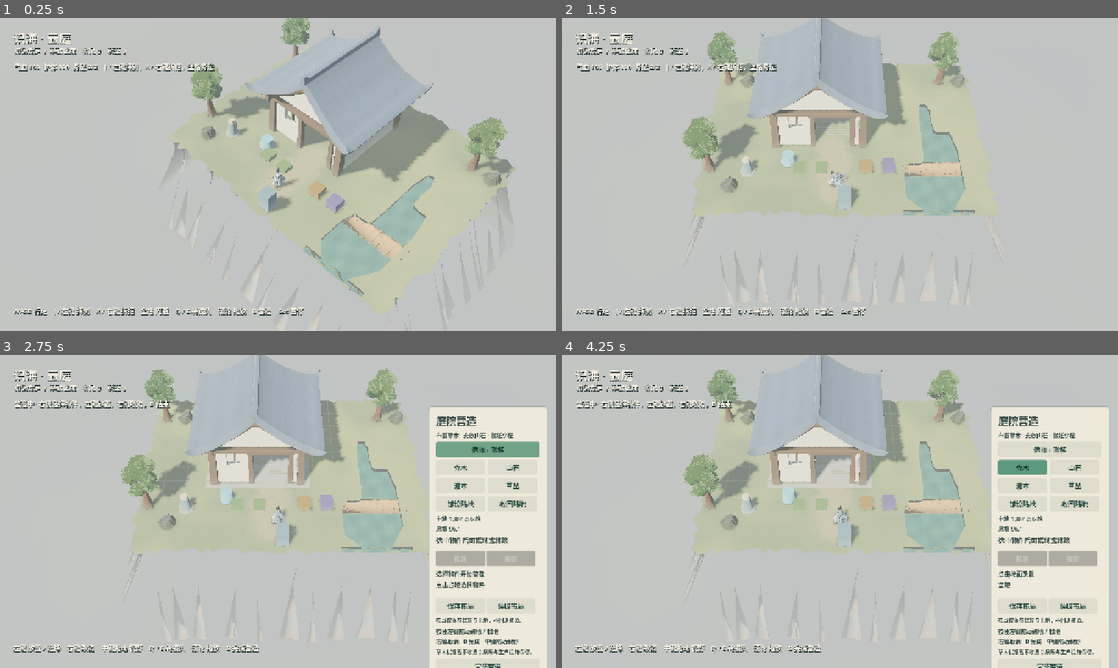
Above: before the commit, frames 1-4 (two rows, left to right).
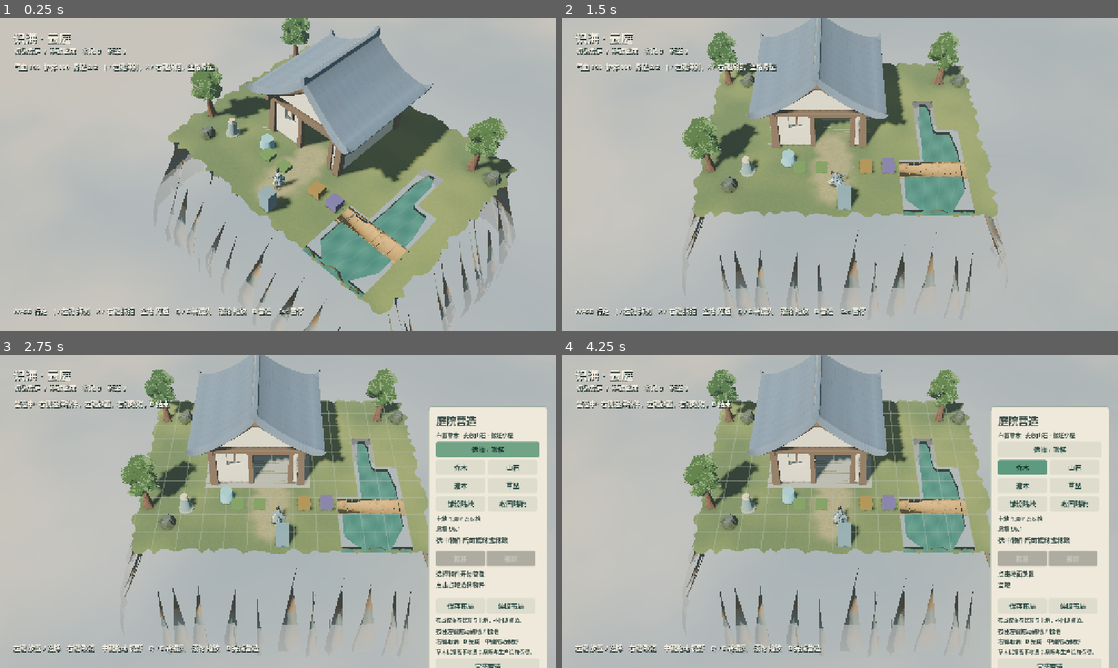
Above: after the commit, the same moments.

Repository: YI1219/Idle_and_incremental_game
Game: Godot game, scene res://scenes/play.tscn
The game is run twice, just before and just after one commit, with the same random seed, the same clock (stepped at 60 frames per second) and the same inputs.
Inputs (mouse positions are in pixels of both pictures, inside the frame that each line leads up to):
- Up to frame 1 (0.25 s): no input
- Up to frame 2 (1.5 s): tap Enter at 0.5 s; move the mouse to (962, 158) at 0.52 s; hold D (move_right) 0.53-1.25 s; hold Q (camera_left) 0.53-1.25 s; click (962, 158) at 0.67 s; tap Space at 0.77 s; drag from (728, 190) to (812, 237) at 1.27 s
- Up to frame 3 (2.75 s): move the mouse to (333, 442) at 2.02 s; hold D (move_right) from 2.03 s (still down); tap B at 2.1 s
- Up to frame 4 (4.25 s): release D (move_right) at 2.75 s; click "选择 / 搬移" at 2.75 s; click "乔木" at 3.5 s

The runs differ from the first frame. In frame 1, 30% of the frame differs, in the area x 27-93%, y 0-100%; in frame 2, 25%; in frame 3, 24%; in frame 4, 24%.

Commit message:
Fix water-top clipping, island rebuild cache, and capture the sandbox.
Invalidate island meshes when water changes, drop grass triangles that
cover water, and keep LOD/rebuild tests aligned. Screenshots of the
default camera in and out of build mode are saved for comparison.

Co-authored-by: YI <YI1219@users.noreply.github.com>

Diff:
--- a/scripts/build/builder.gd
+++ b/scripts/build/builder.gd
@@ -224,7 +224,7 @@
 	var material:=StandardMaterial3D.new()
 	material.shading_mode=BaseMaterial3D.SHADING_MODE_UNSHADED
 	material.transparency=BaseMaterial3D.TRANSPARENCY_ALPHA
-	material.albedo_color=Color(.84,.9,.8,.14)
+	material.albedo_color=Color(.78,.86,.74,.32)
 	_grid.material_override=material
 	_grid.cast_shadow=GeometryInstance3D.SHADOW_CASTING_SETTING_OFF
 	add_child(_grid)
--- a/scripts/world/cloud_sea.gd
+++ b/scripts/world/cloud_sea.gd
@@ -1,7 +1,7 @@
 extends Node3D
 ## Soft stylized cloud sea under the grotto islands. No distant mountains.
 
-const SEA_Y := -5.15
+const SEA_Y := -4.35
 const SPAN := 220.0
 
 var _sea: MeshInstance3D
--- a/scripts/world/courtyard_art.gd
+++ b/scripts/world/courtyard_art.gd
@@ -259,20 +259,20 @@
 	environment.sky = sky
 	environment.background_mode = Environment.BG_SKY
 	environment.ambient_light_source = Environment.AMBIENT_SOURCE_COLOR
-	environment.ambient_light_color = Color("9eb4bd")
-	environment.ambient_light_energy = 0.72
+	environment.ambient_light_color = Color("8fa6b0")
+	environment.ambient_light_energy = 0.48
 	environment.tonemap_mode = Environment.TONE_MAPPER_AGX
-	environment.tonemap_exposure = 1.18
+	environment.tonemap_exposure = 1.05
 	environment.tonemap_white = 8.0
 	environment.adjustment_enabled = true
-	environment.adjustment_saturation = 1.06
-	environment.adjustment_contrast = 1.03
+	environment.adjustment_saturation = 1.08
+	environment.adjustment_contrast = 1.06
 	environment.fog_enabled = true
-	environment.fog_light_color = Color("d5ddd6")
-	environment.fog_density = 0.006
-	environment.fog_sky_affect = 0.28
-	environment.fog_height = 1.2
-	environment.fog_height_density = 0.22
+	environment.fog_light_color = Color("c9d4d0")
+	environment.fog_density = 0.0022
+	environment.fog_sky_affect = 0.18
+	environment.fog_height = -2.4
+	environment.fog_height_density = 0.055
 	environment.ssao_enabled = true
 	environment.ssao_radius = 0.22
 	environment.ssao_intensity = 1.35
@@ -284,6 +284,6 @@
 	environment.glow_hdr_threshold = 1.35
 	sun.rotation_degrees = Vector3(-42,-28,0)
 	sun.light_color = Color("f7e6c4")
-	sun.light_energy = 0.92
+	sun.light_energy = 1.05
 	sun.light_angular_distance = 2.4
 	sun.shadow_blur = 2.2
--- a/scripts/world/island_geometry.gd
+++ b/scripts/world/island_geometry.gd
@@ -77,7 +77,14 @@
 	return 1
 
 
-static func build_island(cells: Dictionary, river_polygons: Array, high_detail: bool = true) -> Dictionary:
+static func cell_quad(cell: Vector2i) -> PackedVector2Array:
+	return PackedVector2Array([
+		Vector2(cell.x, cell.y), Vector2(cell.x, cell.y + 1),
+		Vector2(cell.x + 1, cell.y + 1), Vector2(cell.x + 1, cell.y),
+	])
+
+
+static func build_island(cells: Dictionary, river_polygons: Array, high_detail: bool = true, water_cells: Dictionary = {}) -> Dictionary:
 	var empty := {
 		"top": _empty_mesh(),
 		"volume": _empty_mesh(),
@@ -109,6 +116,9 @@
 	var hole_cutters: Array = river_polygons.duplicate()
 	for hole in holes:
 		hole_cutters.append(chaikin(hole, 1))
+	for cell: Vector2i in water_cells:
+		if cells.has(cell):
+			hole_cutters.append(cell_quad(cell))
 	var top := build_top(smooth_high, hole_cutters)
 	var volume := build_volume(smooth_high, RINGS_HIGH, holes)
 	var low := build_volume(smooth_low, RINGS_LOW, [])
@@ -203,11 +213,13 @@
 		var clipped: Array[PackedVector2Array] = []
 		for tri in triangles:
 			for remain: PackedVector2Array in Geometry2D.clip_polygons(tri, cutter):
-				if remain.size() >= 3:
+				if remain.size() >= 3 and signed_area(remain) > 0.0:
 					clipped.append(remain)
 		triangles = clipped
 	for piece in triangles:
-		_emit_top(st, piece)
+		if _centroid_in(piece, cutters):
+			continue
+		_emit_top(st, piece, cutters)
 	st.generate_normals()
 	return st.commit()
 
@@ -260,6 +272,17 @@
 	for vertex in mesh.get_faces():
 		lowest = minf(lowest, vertex.y)
 	return lowest
+
+
+static func _centroid_in(piece: PackedVector2Array, cutters: Array) -> bool:
+	var mid := Vector2.ZERO
+	for p in piece:
+		mid += p
+	mid /= float(maxi(piece.size(), 1))
+	for cutter in cutters:
+		if cutter is PackedVector2Array and cutter.size() >= 3 and Geometry2D.is_point_in_polygon(mid, cutter):
+			return true
+	return false
 
 
 static func signed_area(polygon: PackedVector2Array) -> float:
@@ -326,8 +349,28 @@
 		st.add_vertex(p)
 
 
-static func _emit_top(st: SurfaceTool, polygon: PackedVector2Array) -> void:
-	_emit_top_colored(st, polygon, 0.0, 1.0, Vector3.UP)
+static func _emit_top(st: SurfaceTool, polygon: PackedVector2Array, cutters: Array = []) -> void:
+	var indices := Geometry2D.triangulate_polygon(polygon)
+	if indices.is_empty():
+		return
+	for i in range(0, indices.size(), 3):
+		var tri := PackedVector2Array([polygon[indices[i]], polygon[indices[i + 1]], polygon[indices[i + 2]]])
+		if _covers_cutter(tri, cutters) or signed_area(tri) <= 0.0:
+			continue
+		_emit_top_colored(st, tri, 0.0, 1.0, Vector3.UP)
+
+
+static func _covers_cutter(tri: PackedVector2Array, cutters: Array) -> bool:
+	for cutter in cutters:
+		if not (cutter is PackedVector2Array) or cutter.size() < 3:
+			continue
+		var mid := Vector2.ZERO
+		for p: Vector2 in cutter:
+			mid += p
+		mid /= float(cutter.size())
+		if Geometry2D.is_point_in_polygon(mid, tri):
+			return true
+	return false
 
 
 static func _emit_top_colored(st: SurfaceTool, polygon: PackedVector2Array, y: float, turf: float, normal: Vector3) -> void:
--- a/scripts/world/river_terrain.gd
+++ b/scripts/world/river_terrain.gd
@@ -214,11 +214,15 @@
 	var next_cache: Dictionary = {}
 	island_rebuilds = 0
 	for group in IslandGeometry.components(land_cells):
-		var key: int = IslandGeometry.cells_hash(group)
+		var water_in_group: Dictionary = {}
+		for cell: Vector2i in water_cells:
+			if group.has(cell):
+				water_in_group[cell] = true
+		var key: int = IslandGeometry.cells_hash(group) * 10007 + IslandGeometry.cells_hash(water_in_group)
 		if island_cache.has(key):
 			next_cache[key] = island_cache[key]
 			continue
-		var built: Dictionary = IslandGeometry.build_island(group, _river_polygons, true)
+		var built: Dictionary = IslandGeometry.build_island(group, _river_polygons, true, water_cells)
 		built["cells"] = group
 		next_cache[key] = built
 		island_rebuilds += 1
--- a/shaders/world/cloud_sea.gdshader
+++ b/shaders/world/cloud_sea.gdshader
@@ -1,9 +1,9 @@
 shader_type spatial;
-render_mode unshaded, cull_disabled, depth_draw_never, shadows_disabled;
-uniform vec4 base_color : source_color = vec4(0.90, 0.89, 0.84, 1.0);
-uniform vec4 shade_color : source_color = vec4(0.72, 0.77, 0.78, 1.0);
-uniform vec4 sun_tint : source_color = vec4(0.95, 0.89, 0.75, 1.0);
-uniform float density = 0.72;
+render_mode unshaded, cull_disabled, shadows_disabled;
+uniform vec4 base_color : source_color = vec4(0.93, 0.91, 0.84, 1.0);
+uniform vec4 shade_color : source_color = vec4(0.52, 0.61, 0.66, 1.0);
+uniform vec4 sun_tint : source_color = vec4(0.96, 0.88, 0.72, 1.0);
+uniform float density = 0.88;
 uniform float scroll = 0.012;
 varying vec3 world_pos;
 
@@ -27,18 +27,18 @@
 
 void vertex() {
 	world_pos = (MODEL_MATRIX * vec4(VERTEX, 1.0)).xyz;
+	VERTEX.y += (fbm(world_pos.xz * 0.04) - 0.5) * 0.55;
 }
 
 void fragment() {
-	vec2 p = world_pos.xz * 0.018;
+	vec2 p = world_pos.xz * 0.028;
 	vec2 drift = vec2(TIME * scroll, TIME * scroll * 0.37);
 	float banks = fbm(p + drift);
-	float wisps = fbm(p * 1.7 - drift * 1.4 + 4.0);
-	float cloud = smoothstep(0.28, 0.78, mix(banks, wisps, 0.38));
-	float fade = smoothstep(110.0, 36.0, length(world_pos.xz));
+	float wisps = fbm(p * 1.85 - drift * 1.4 + 4.0);
+	float cloud = smoothstep(0.34, 0.58, mix(banks, wisps, 0.42));
+	float fade = smoothstep(150.0, 22.0, length(world_pos.xz));
 	vec3 color = mix(shade_color.rgb, base_color.rgb, cloud);
-	color = mix(color, sun_tint.rgb, cloud * 0.22);
+	color = mix(color, sun_tint.rgb, cloud * cloud * 0.35);
 	ALBEDO = color;
-	ALPHA = clamp(cloud * density * fade, 0.0, 0.92);
-	ALPHA_SCISSOR_THRESHOLD = 0.02;
+	ALPHA = clamp(mix(0.55, 0.96, cloud) * fade, 0.0, 0.96);
 }
--- a/shaders/world/courtyard_ground.gdshader
+++ b/shaders/world/courtyard_ground.gdshader
@@ -1,10 +1,10 @@
 shader_type spatial;
 render_mode diffuse_burley, specular_disabled;
-uniform vec4 moss_color : source_color = vec4(0.42, 0.50, 0.34, 1.0);
-uniform vec4 meadow_color : source_color = vec4(0.55, 0.60, 0.38, 1.0);
+uniform vec4 moss_color : source_color = vec4(0.33, 0.42, 0.27, 1.0);
+uniform vec4 meadow_color : source_color = vec4(0.46, 0.52, 0.30, 1.0);
 uniform vec4 path_color : source_color = vec4(0.64, 0.59, 0.44, 1.0);
-uniform vec4 earth_color : source_color = vec4(0.55, 0.46, 0.36, 1.0);
-uniform vec4 rock_color : source_color = vec4(0.46, 0.50, 0.50, 1.0);
+uniform vec4 earth_color : source_color = vec4(0.50, 0.41, 0.32, 1.0);
+uniform vec4 rock_color : source_color = vec4(0.40, 0.44, 0.44, 1.0);
 uniform vec4 path_segments[8];
 uniform int path_count = 0;
 uniform vec4 contact_patches[32];
@@ -53,8 +53,8 @@
 	float bands = smoothstep(0.35, 0.65, fract(world_pos.y * 0.55 + noise(p * 0.4) * 0.18));
 	vec3 rock = mix(earth_color.rgb, rock_color.rgb, bands);
 	rock += (noise(vec2(world_pos.y * 1.7, p.x * 0.35)) - 0.5) * 0.04;
-	float turf = smoothstep(0.28, 0.78, world_normal.y) * mix(COLOR.r, 1.0, 0.15);
-	turf = clamp(turf + (noise(p * 2.4) - 0.5) * 0.08, 0.0, 1.0);
+	float turf = smoothstep(0.48, 0.90, world_normal.y) * COLOR.r;
+	turf = clamp(turf + (noise(p * 2.4) - 0.5) * 0.06, 0.0, 1.0);
 	ALBEDO = mix(rock, top, turf);
 	ROUGHNESS = mix(0.88, 0.94, turf);
 }
--- a/shaders/world/courtyard_sky.gdshader
+++ b/shaders/world/courtyard_sky.gdshader
@@ -1,7 +1,7 @@
 shader_type sky;
-uniform vec3 zenith_color : source_color = vec3(0.62, 0.74, 0.80);
-uniform vec3 horizon_color : source_color = vec3(0.93, 0.90, 0.82);
-uniform vec3 nadir_color : source_color = vec3(0.78, 0.82, 0.84);
+uniform vec3 zenith_color : source_color = vec3(0.48, 0.66, 0.78);
+uniform vec3 horizon_color : source_color = vec3(0.90, 0.86, 0.76);
+uniform vec3 nadir_color : source_color = vec3(0.62, 0.70, 0.74);
 
 float hash(vec2 p) { return fract(sin(dot(p, vec2(127.1, 311.7))) * 43758.5453); }
 float noise(vec2 p) {
--- a/tests/island_volume_test.gd
+++ b/tests/island_volume_test.gd
@@ -53,11 +53,12 @@
 	node.configure(1, Vector3.ZERO, 4, dummy, dummy)
 	node.mark_settled(10.0)
 	check(is_equal_approx(node.settle(16.0), 6.0), "revisit settles by elapsed minutes")
+	check(node.update_lod(Vector3(40, 4, 0)), "far camera switches LOD")
+	check(node.far, "far flag latches past the enter distance")
+	check(node.process_mode == Node.PROCESS_MODE_DISABLED, "far island pauses processing")
+	check(not node.update_lod(Vector3(40, 4, 0)), "unchanged LOD does not rebuild")
 	node.set_active(false)
 	check(node.process_mode == Node.PROCESS_MODE_DISABLED, "inactive island pauses processing")
-	check(node.update_lod(Vector3(40, 4, 0)), "far camera switches LOD")
-	check(node.far, "far flag latches past the enter distance")
-	check(not node.update_lod(Vector3(40, 4, 0)), "unchanged LOD does not rebuild")
 	node.free()
 
 
@@ -77,8 +78,8 @@
 	terrain.rebuild()
 	check(terrain.island_count() == 2, "a distant cell is a second island")
 	check(terrain.island_rebuilds == 1, "only the changed island rebuilds")
-	var before: int = terrain.island_rebuilds
+	var dirty_rebuilds: int = terrain.island_rebuilds
 	terrain.rebuild()
 	check(terrain.island_rebuilds == 0 and terrain.island_count() == 2, "unchanged land skips mesh rebuild")
-	check(first_rebuilds >= 1 and before == 0, "rebuild counters distinguish dirty and clean passes")
+	check(first_rebuilds >= 1 and dirty_rebuilds == 1, "rebuild counters distinguish dirty and clean passes")
 	terrain.queue_free()
Not shown, added: scripts/sim/xirang.gd.uid
Not shown, added: scripts/world/cloud_sea.gd.uid
Not shown, added: scripts/world/decor_chunks.gd.uid
Not shown, added: scripts/world/island_geometry.gd.uid
Not shown, added: scripts/world/island_presence.gd.uid
Not shown, added: shaders/world/cloud_sea.gdshader.uid
Not shown, added: shaders/world/cloud_wisps.gdshader.uid
Not shown, added: tests/capture_island_style.gd.uid
Not shown, added: tests/island_volume_test.gd.uid
Not shown, added: tests/sandbox_land_test.gd.uid
Not shown, added: tests/xirang_test.gd.uid
